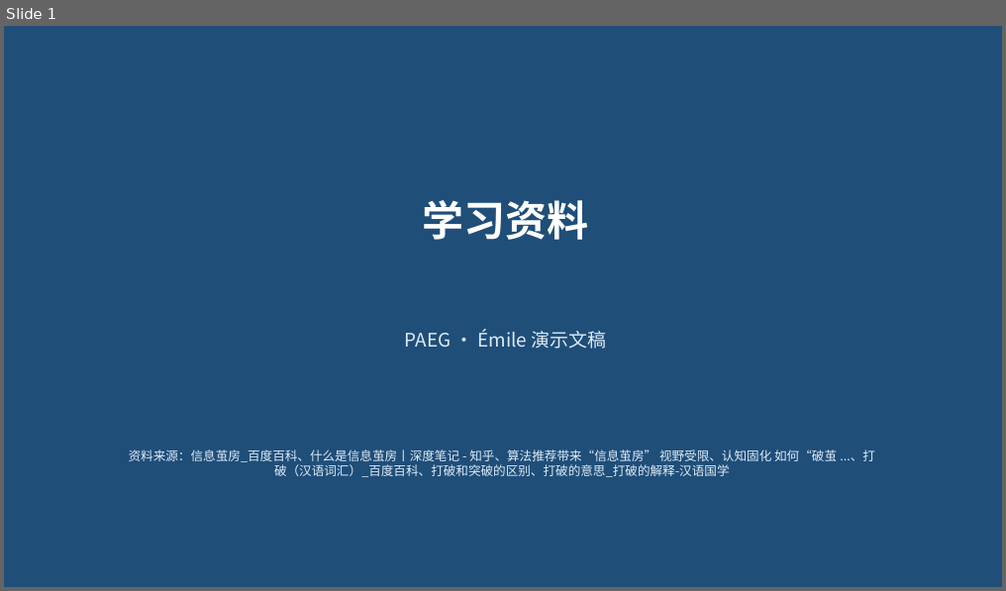
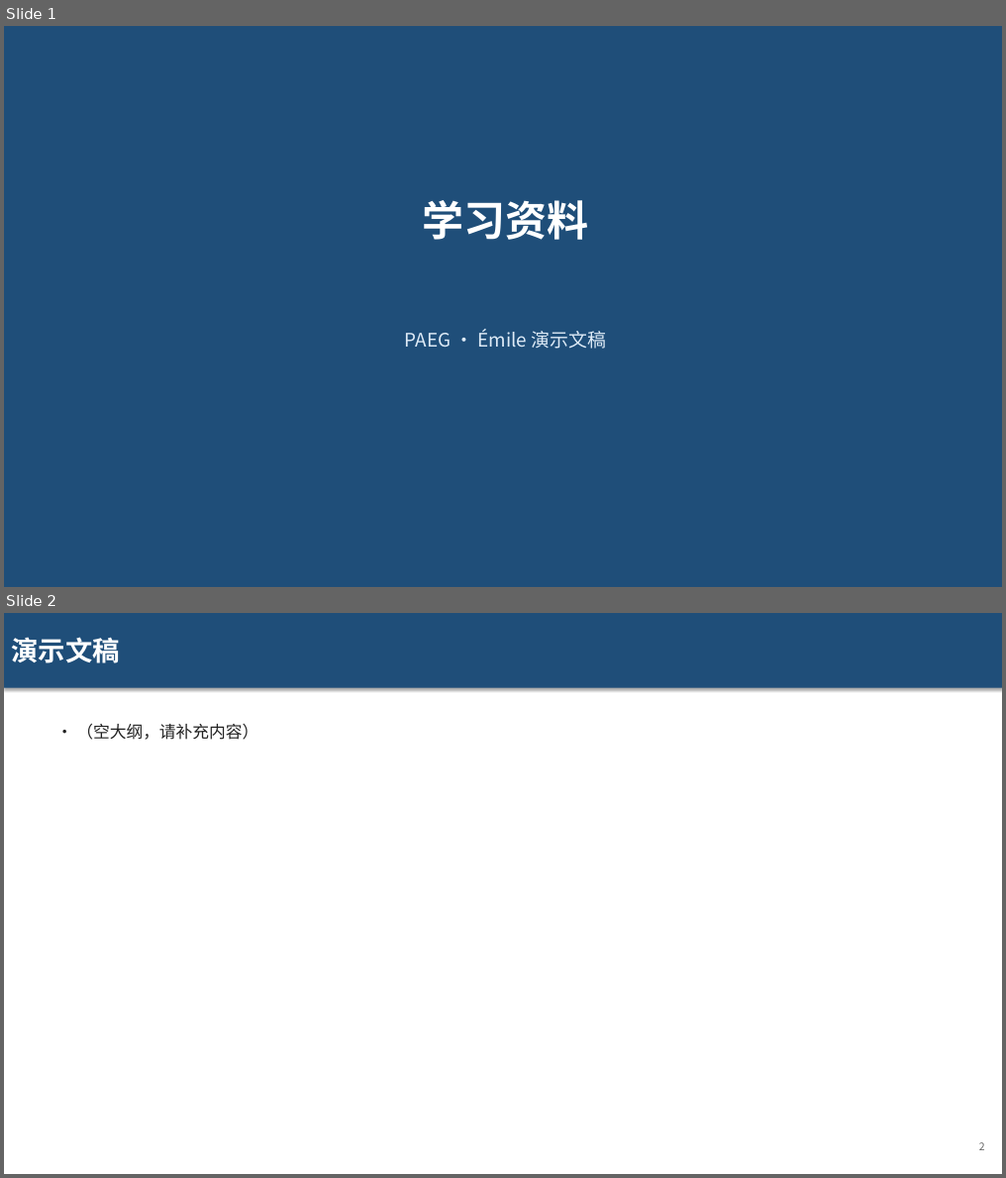
Before and after one commit to Golden2002/PAEG, a slide deck: 05_实现原型/downloads/ppt/学习资料_1786144615.pptx. Shown one above the other, each under a label of ours: slide 1 before the commit, slides 1 and 2 after it. The pictures are 1006x591 and 1006x1178 pixels, drawn with LibreOffice and Linux fonts; fonts in the diff are those of the drawing. Boxes give left, top, right and bottom in pixels: in the first picture for what was removed or moved away, otherwise in the second. Text is boxed around its words. In the diff, an @@ line names an element or a change of style, - is before the commit and + after.

```diff
--- a/05_实现原型/downloads/ppt/学习资料_1786144615.pptx
+++ b/05_实现原型/downloads/ppt/学习资料_1786144615.pptx
@@ slide 2 added at [4,613,1002,1174], background #FFFFFF @@
@@ rectangle added at [4,613,1002,688], fill #1F4E79, 26 pt, text #FFFFFF, bold @@
+演示文稿
@@ text added at [76,724,258,740], 16 pt, text #222222 @@
+• （空大纲，请补充内容）
@@ text added at [979,1143,985,1151], 10 pt, text #666666 @@
+2
@@ slide 1 changed as well @@
@@ text removed at [129,450,875,477] @@
-资料来源：信息茧房_百度百科、什么是信息茧房丨深度笔记 - 知乎、算法推荐带来“信息茧房” 视野受限、认知固化 如何“破茧 ...、打破（汉语词汇）_百度百科、打破和突破的区别、打破的意思_打破的解释-汉语国学
```
Also in this commit, not shown: 5 slides removed, 21 other files.
